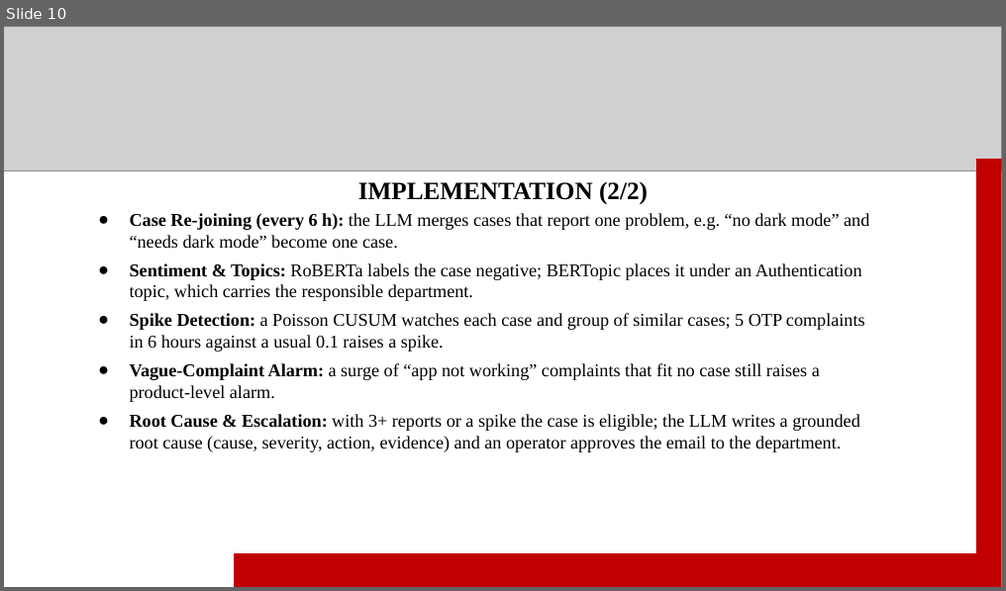
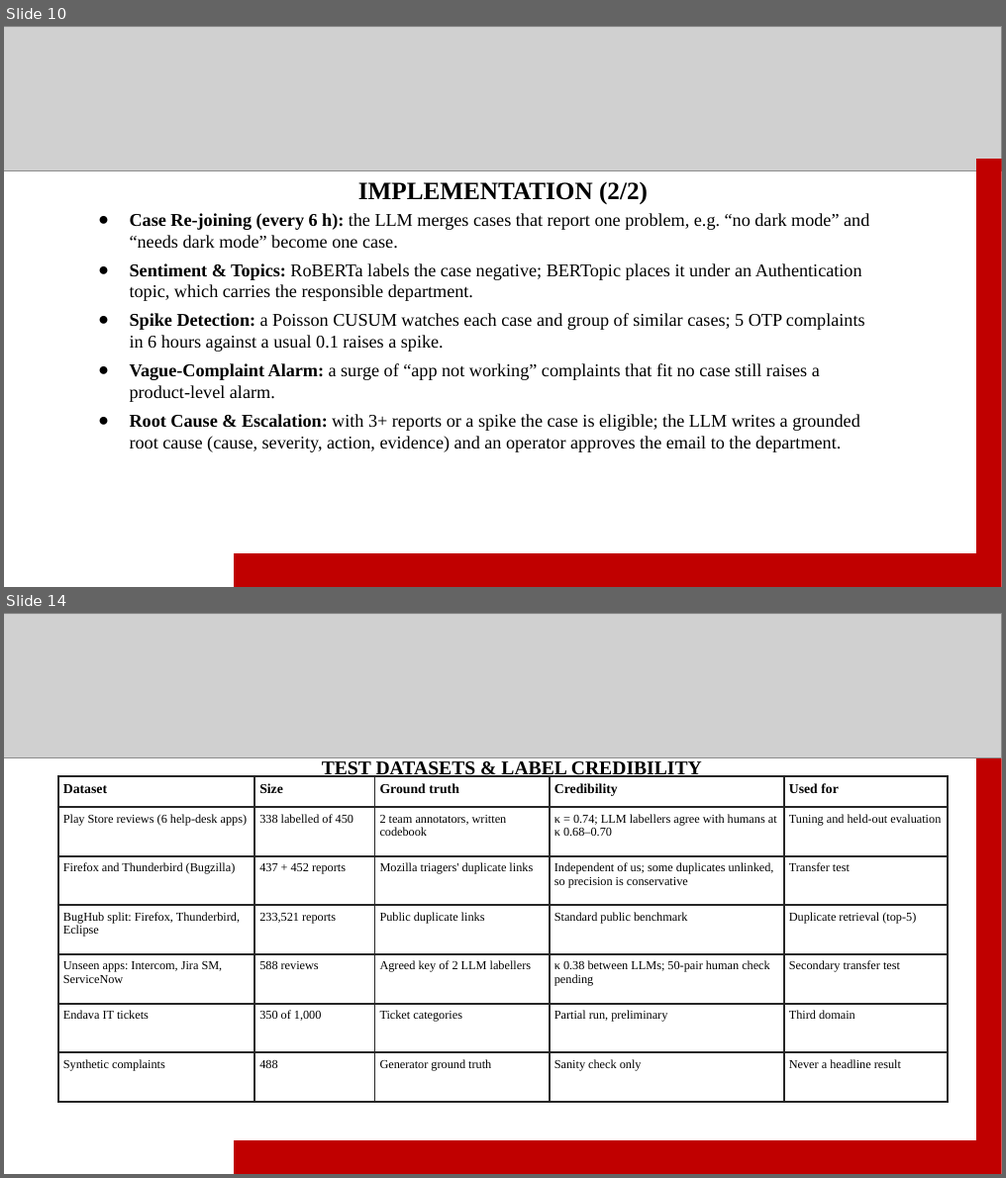
Before and after one commit to sanyyyyoo/InsightDesk, a slide deck: reports/ppt/InsightDesk_final.pptx. Shown one above the other, each under a label of ours: slide 10 before the commit, slides 10 and 14 after it; the slides between them are not shown. The pictures are 1006x591 and 1006x1178 pixels, drawn with LibreOffice and Linux fonts; fonts in the diff are those of the drawing; grey boxes stand for pictures. Boxes give left, top, right and bottom in pixels: in the first picture for what was removed or moved away, otherwise in the second. Text is boxed around its words. In the diff, an @@ line names an element or a change of style, - is before the commit and + after.

```diff
--- a/reports/ppt/InsightDesk_final.pptx
+++ b/reports/ppt/InsightDesk_final.pptx
@@ slide 14 added at (4,613,1002,1174), background #FFFFFF @@
@@ picture added at (4,613,1002,759) @@
@@ table added at (21,630,23,958), 1 rows, 1 columns @@
+
@@ table added at (37,646,39,973), 1 rows, 1 columns @@
+
@@ rectangle added at (976,746,1001,1174), fill #C00000 @@
@@ table added at (57,776,947,1102), 7 rows, 5 columns @@
+Dataset | Size | Ground truth | Credibility | Used for
+Play Store reviews (6 help-desk apps) | 338 labelled of 450 | 2 team annotators, written codebook | κ = 0.74; LLM labellers agree with humans at κ 0.68–0.70 | Tuning and held-out evaluation
+Firefox and Thunderbird (Bugzilla) | 437 + 452 reports | Mozilla triagers' duplicate links | Independent of us; some duplicates unlinked, so precision is conservative | Transfer test
+BugHub split: Firefox, Thunderbird, Eclipse | 233,521 reports | Public duplicate links | Standard public benchmark | Duplicate retrieval (top-5)
+Unseen apps: Intercom, Jira SM, ServiceNow | 588 reviews | Agreed key of 2 LLM labellers | κ 0.38 between LLMs; 50-pair human check pending | Secondary transfer test
+Endava IT tickets | 350 of 1,000 | Ticket categories | Partial run, preliminary | Third domain
+Synthetic complaints | 488 | Generator ground truth | Sanity check only | Never a headline result
@@ text added at (322,761,702,779), 14 pt, text #000000, bold @@
+TEST DATASETS & LABEL CREDIBILITY
@@ rectangle added at (234,1141,976,1174), fill #C00000 @@
```
Also in this commit, not shown: 1 slide changed, 4 other slides added, 1 other file.
